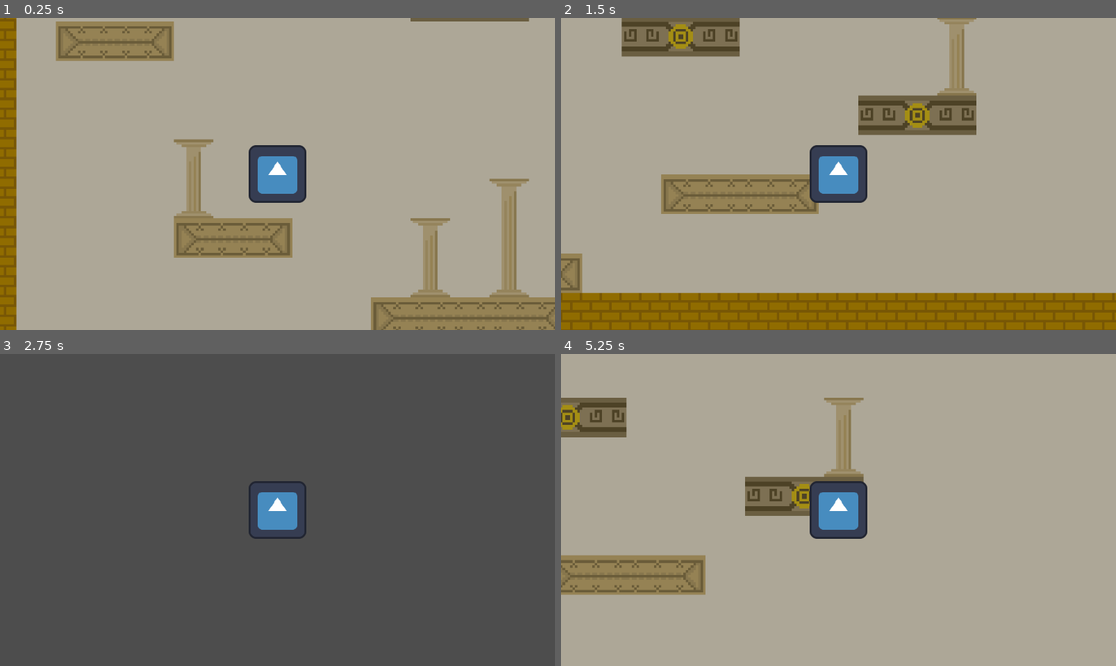
Above: before the commit, frames 1-4 (two rows, left to right).
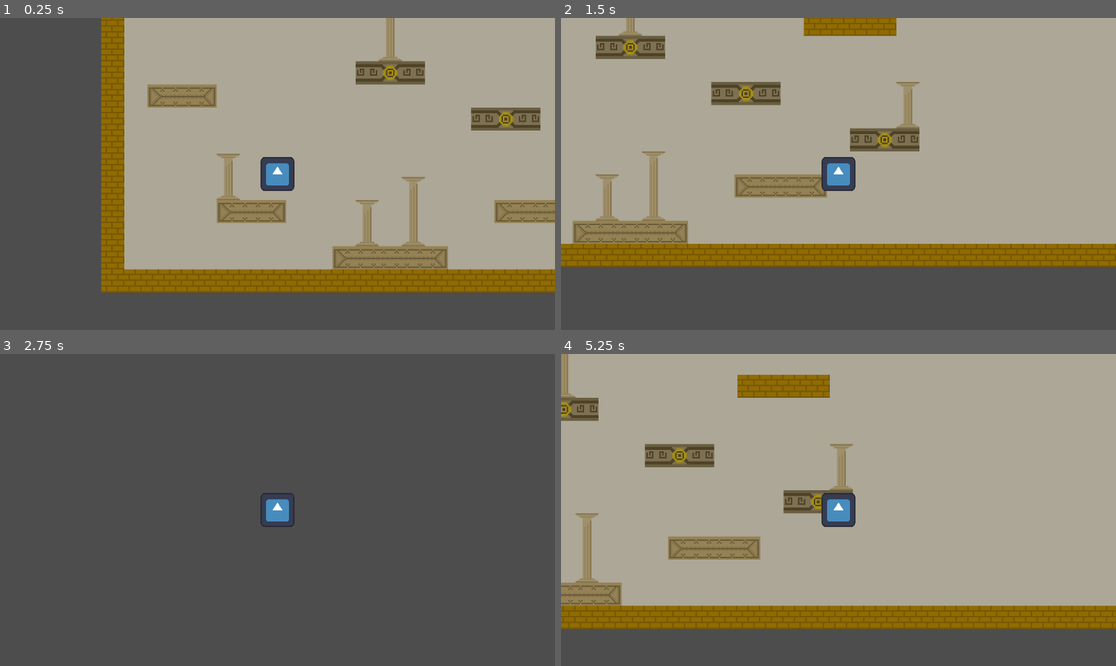
Above: after the commit, the same moments.

Repository: manaskhadka/qrow
Game: Godot game, scene res://world.tscn
The game is run twice, just before and just after one commit, with the same random seed, the same clock (stepped at 60 frames per second) and the same inputs. The engine's default icon, where the game draws it, is replaced by a stand-in: a white triangle on a blue panel in a dark square.
Inputs:
- Up to frame 1 (0.25 s): no input
- Up to frame 2 (1.5 s): tap Enter at 0.5 s; hold Right (right) 0.53-1.28 s; hold Down (down) from 1.28 s (still down)
- Up to frame 3 (2.75 s): release Down (down) at 2.03 s; hold Right (right) from 2.03 s (still down)
- Up to frame 4 (5.25 s): tap Space at 2.75 s; release Right (right) at 2.78 s; hold Up (up) 2.78-3.53 s; tap Enter at 3.5 s; hold Left (left) 3.53-5.03 s; hold Down (down) from 5.03 s (still down)

The runs differ from the first frame. In frame 1, 52% of the frame differs, in the area x 0-100%, y 0-100%; in frame 2, 43%; in frame 3, 0.9%; in frame 4, 31%.

Commit message:
Updated initial scenes + added tilemap

Diff:
--- /dev/null
+++ b/desert-game-assets/desert-game-map.tres
@@ -0,0 +1,20 @@
+[gd_resource type="TileSet" load_steps=3 format=3 uid="uid://uuy33tvoybwf"]
+
+[ext_resource type="Texture2D" uid="uid://be7yhc0x8bwlv" path="res://desert-game-assets/desert-level-tilemap.png" id="1_5mfro"]
+
+[sub_resource type="TileSetAtlasSource" id="TileSetAtlasSource_0"]
+texture = ExtResource("1_5mfro")
+0:0/0 = 0
+1:0/0 = 0
+2:0/0 = 0
+3:0/0 = 0
+4:0/0 = 0
+5:0/0 = 0
+6:0/0 = 0
+7:0/0 = 0
+8:0/0 = 0
+9:0/0 = 0
+10:0/0 = 0
+
+[resource]
+sources/0 = SubResource("TileSetAtlasSource_0")
--- a/player.tscn
+++ b/player.tscn
@@ -37,4 +37,4 @@
 shape = SubResource("RectangleShape2D_rvteo")
 
 [node name="Camera2D" type="Camera2D" parent="."]
-zoom = Vector2(5.115, 5.115)
+zoom = Vector2(3, 3)
--- a/test-level.tscn
+++ b/test-level.tscn
@@ -1,26 +1,9 @@
-[gd_scene load_steps=4 format=3 uid="uid://do027h1kv333v"]
+[gd_scene load_steps=2 format=3 uid="uid://do027h1kv333v"]
 
-[ext_resource type="Texture2D" uid="uid://be7yhc0x8bwlv" path="res://desert-game-assets/desert-level-tilemap.png" id="desert-level-tilemap"]
-
-[sub_resource type="TileSetAtlasSource" id="TileSetAtlasSource_0"]
-texture = ExtResource("desert-level-tilemap")
-0:0/0 = 0
-1:0/0 = 0
-2:0/0 = 0
-3:0/0 = 0
-4:0/0 = 0
-5:0/0 = 0
-6:0/0 = 0
-7:0/0 = 0
-8:0/0 = 0
-9:0/0 = 0
-10:0/0 = 0
-
-[sub_resource type="TileSet" id="TileSet_0"]
-sources/0 = SubResource("TileSetAtlasSource_0")
+[ext_resource type="TileSet" uid="uid://uuy33tvoybwf" path="res://desert-game-assets/desert-game-map.tres" id="1_scw8h"]
 
 [node name="test-level" type="TileMap"]
-tile_set = SubResource("TileSet_0")
+tile_set = ExtResource("1_scw8h")
 format = 2
 layer_0/name = "BG"
 layer_0/tile_data = PackedInt32Array(0, 458752, 0, 1, 458752, 0, 2, 458752, 0, 3, 458752, 0, 4, 458752, 0, 5, 458752, 0 …(16409 unchanged characters)…
